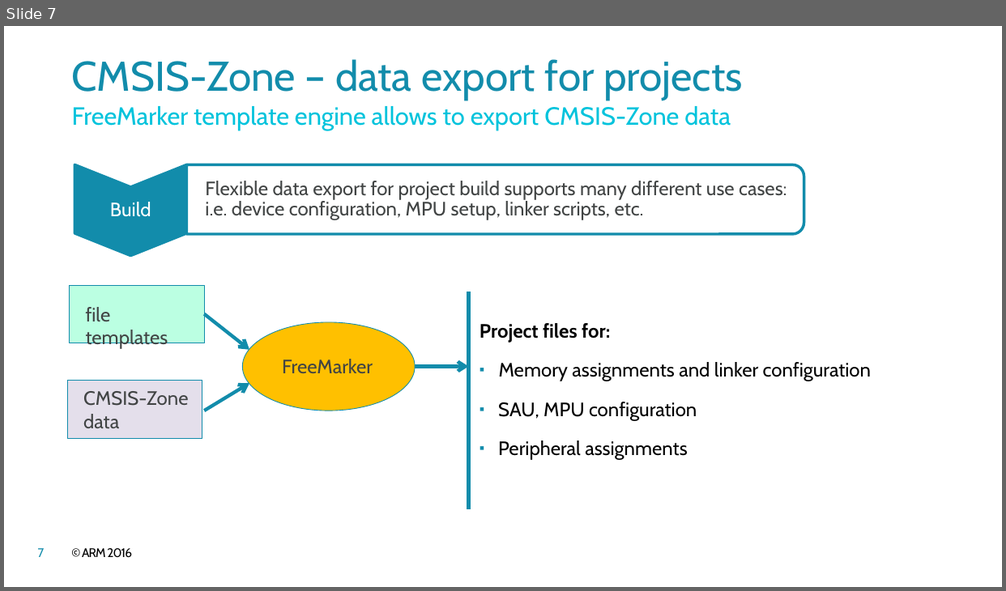
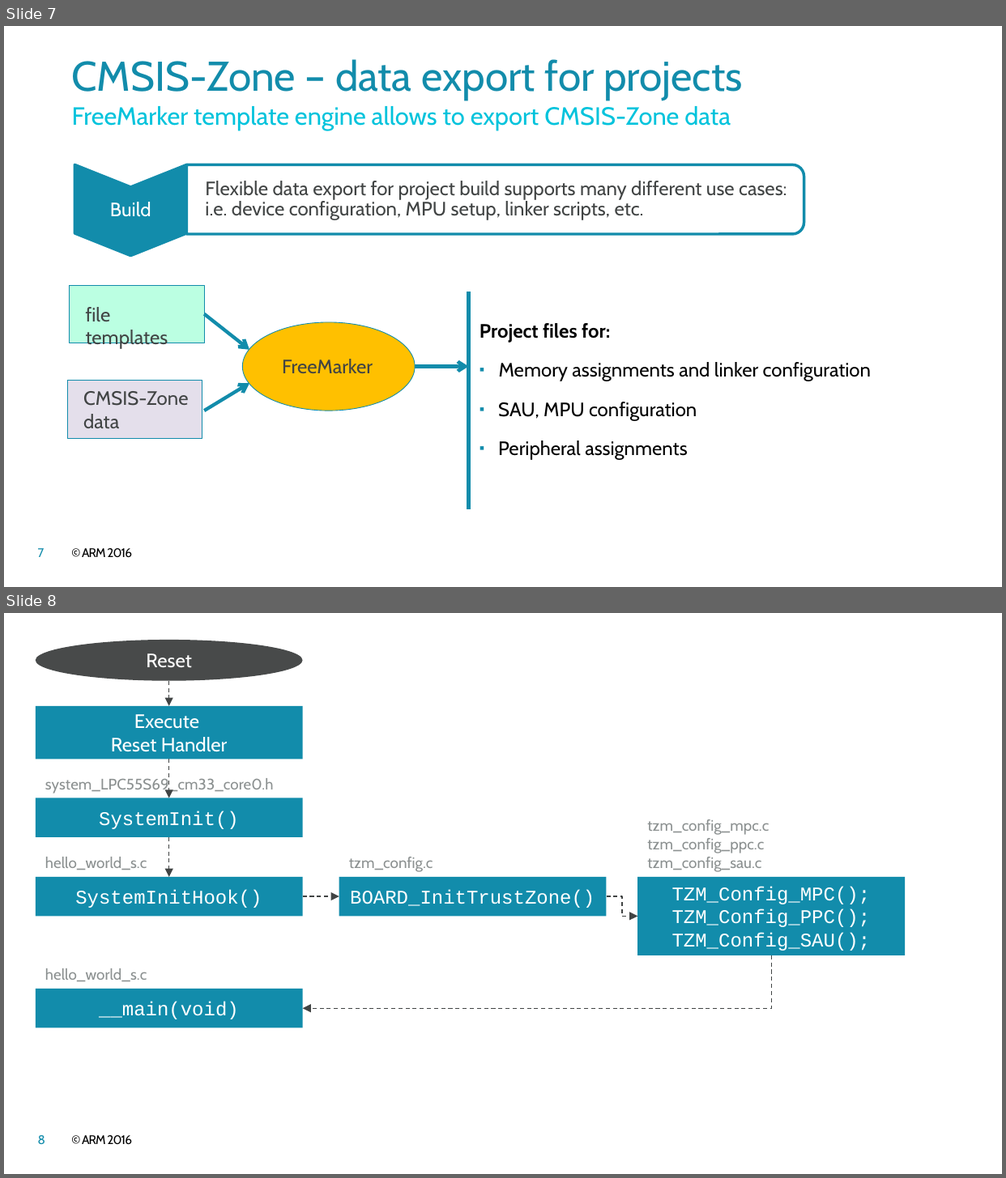
Before and after one commit to open-vela/apps_mlearning_cmsis_CMSIS_5, a slide deck: CMSIS/DoxyGen/Zone/src/images/CMSIS_Zone.pptx. Shown one above the other, each under a label of ours: slide 7 before the commit, slides 7 and 8 after it. The pictures are 1006x591 and 1006x1178 pixels, drawn with LibreOffice and Linux fonts; fonts in the diff are those of the drawing; background and template pictures are left out. Boxes give left, top, right and bottom in pixels: in the first picture for what was removed or moved away, otherwise in the second. Text is boxed around its words. In the diff, an @@ line names an element or a change of style, - is before the commit and + after.

Commit message:
Reworked LPC55S69 Zone Example

```diff
--- a/CMSIS/DoxyGen/Zone/src/images/CMSIS_Zone.pptx
+++ b/CMSIS/DoxyGen/Zone/src/images/CMSIS_Zone.pptx
@@ slide 8 added at box(4, 613, 1002, 1174), background #FFFFFF; not listed: 2 template elements that a slide beside it also shows @@
@@ ellipse added at box(36, 640, 304, 681), fill #484A4A, 14 pt, text #FFFFFF @@
+Reset
@@ arrow added from (168, 681) to (168, 706), #414444 0.75 pt dashed @@
@@ rectangle added at box(36, 706, 304, 759), fill #128CAB, 14 pt, text #FFFFFF @@
+Execute
+Reset Handler
@@ text added at box(45, 778, 274, 794), 11 pt, text #8B9090 @@
+system_LPC55S69_cm33_core0.h
@@ arrow added from (168, 759) to (168, 798), #414444 0.75 pt dashed @@
@@ rectangle added at box(36, 798, 304, 837), fill #128CAB, 14 pt, text #FFFFFF @@
+SystemInit()
@@ text added at box(647, 820, 769, 872), 11 pt, text #8B9090 @@
+tzm_config_mpc.c
+tzm_config_ppc.c
+tzm_config_sau.c
@@ arrow added from (168, 837) to (168, 877), #414444 0.75 pt dashed @@
@@ rectangle added at box(36, 877, 304, 917), fill #128CAB, 14 pt, text #FFFFFF @@
+SystemInitHook()
@@ text added at box(45, 857, 147, 870), 11 pt, text #8B9090 @@
+hello_world_s.c
@@ rectangle added at box(339, 877, 607, 917), fill #128CAB, 14 pt, text #FFFFFF @@
+BOARD_InitTrustZone()
@@ text added at box(349, 857, 433, 872), 11 pt, text #8B9090 @@
+tzm_config.c
@@ rectangle added at box(637, 877, 905, 956), fill #128CAB, 14 pt, text #FFFFFF @@
+TZM_Config_MPC();
+TZM_Config_PPC();
+TZM_Config_SAU();
@@ arrow added from (302, 897) to (339, 897), #414444 0.75 pt dashed @@
@@ elbow arrow added from (607, 897) to (637, 917), #414444 0.75 pt dashed @@
@@ text added at box(45, 969, 147, 982), 11 pt, text #8B9090 @@
+hello_world_s.c
@@ elbow arrow added from (771, 956) to (302, 1008), #414444 0.75 pt dashed @@
@@ rectangle added at box(36, 989, 304, 1029), fill #128CAB, 14 pt, text #FFFFFF @@
+__main(void)
```
Also in this commit, not shown: 3 other files.
